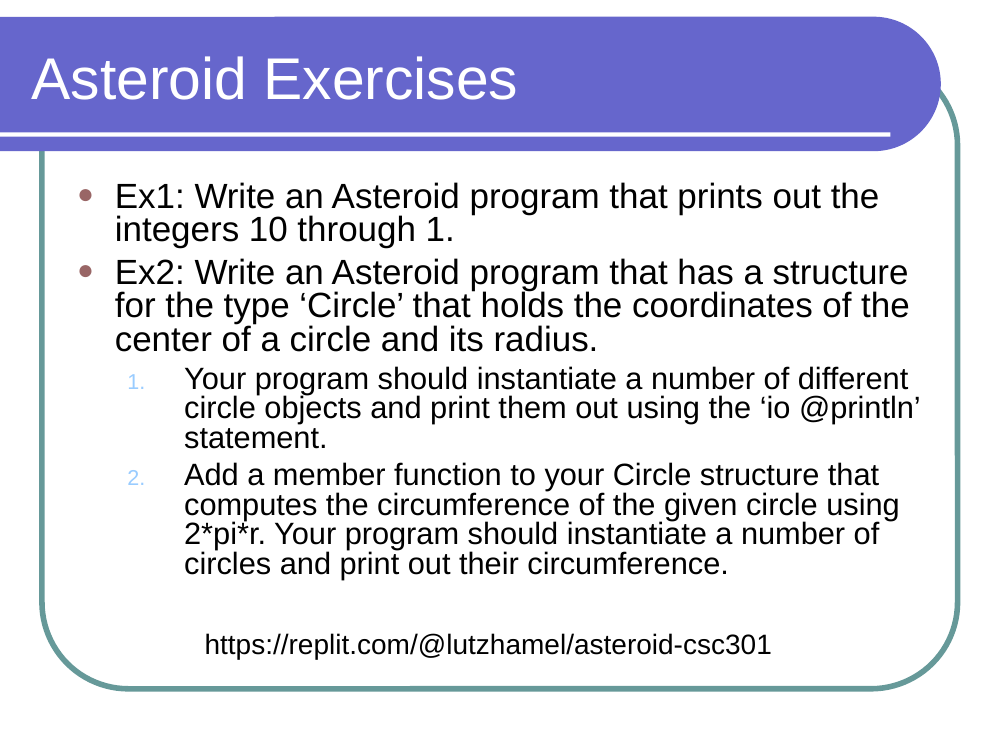
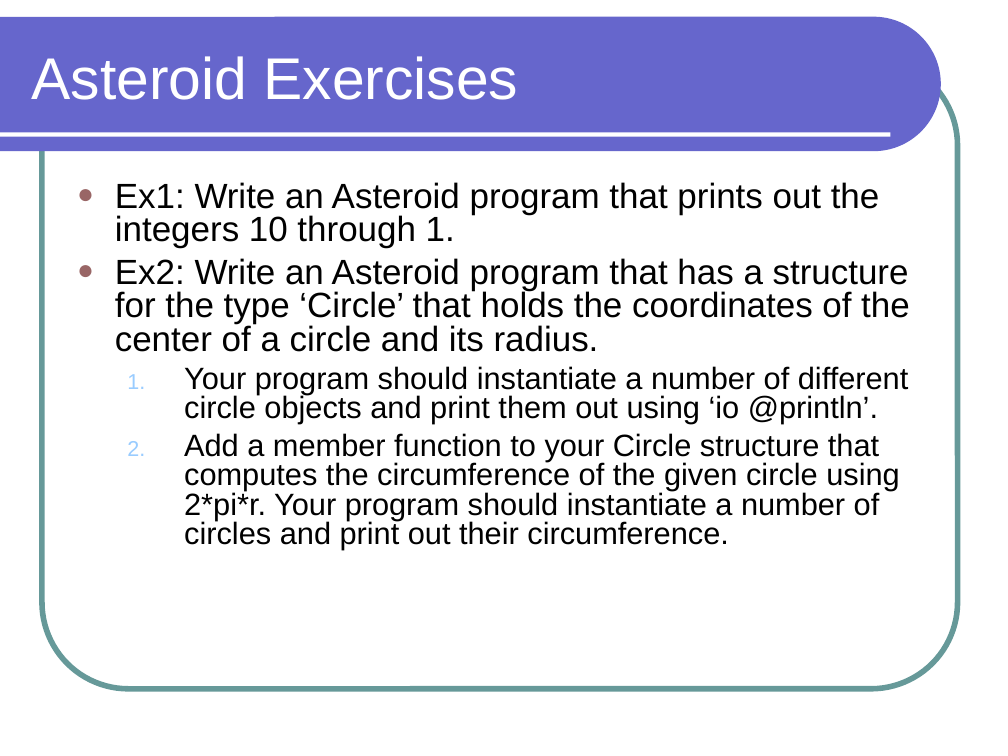
Before and after one commit to lutzhamel/CSC301, a slide deck: slide 10 of notes/csc301-ln002.ppt. Drawn at 1008x756 pixels with LibreOffice and Linux fonts; fonts in the diff are those of the drawing. Boxes give left, top, right and bottom in pixels: in the first picture for what was removed or moved away, otherwise in the second. Text is boxed around its words. In the diff, an @@ line names an element or a change of style, - is before the commit and + after.

Commit message:
edits for Asteroid 2.0

```diff
--- a/notes/csc301-ln002.ppt
+++ b/notes/csc301-ln002.ppt
@@ text at [184,366,908,424]: text changed @@
-  1. Your program should instantiate a number of different circle objects and print them out using the ‘io @println’ statement.
+  1. Your program should instantiate a number of different circle objects and print them out using ‘io @println’.
@@ text removed at [205,633,772,659] @@
-https://replit.com/@lutzhamel/asteroid-csc301
```
Also in this commit, not shown: 10 other slides changed, 1 slide added, 1 slide removed, 10 other files.
